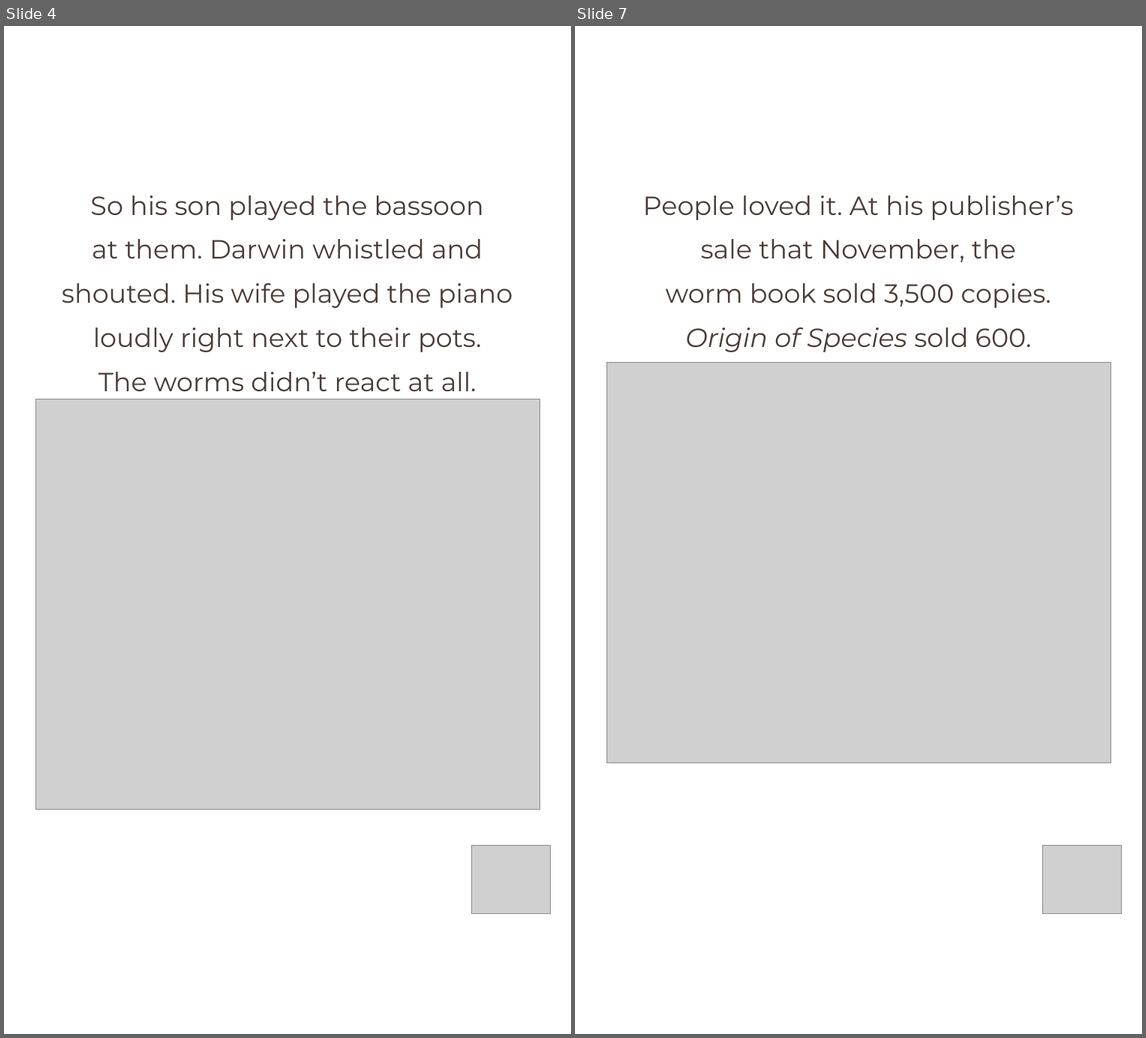
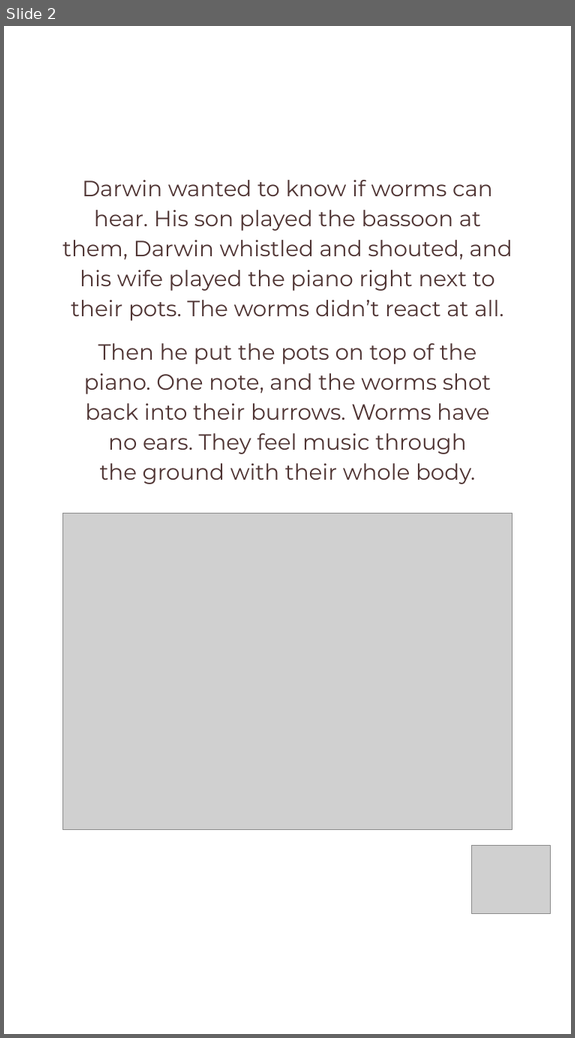
Before and after one commit to linneamoritznyc/final-SFWsite-Linnea, a slide deck: social/earthworm-day-2026-10-21/21-10-2026-wed-ig-story-earthworm.pptx. Shown side by side, each under a label of ours: slides 4 and 7 before the commit, slide 2 after it; the slides between them are not shown. The pictures are 1146x1038 and 575x1038 pixels, drawn with LibreOffice and Linux fonts; fonts in the diff are those of the drawing; grey boxes stand for pictures. Boxes give left, top, right and bottom in pixels: in the first picture for what was removed or moved away, otherwise in the second. Text is boxed around its words. In the diff, an @@ line names an element or a change of style, - is before the commit and + after.

```diff
--- a/social/earthworm-day-2026-10-21/21-10-2026-wed-ig-story-earthworm.pptx
+++ b/social/earthworm-day-2026-10-21/21-10-2026-wed-ig-story-earthworm.pptx
@@ slide 7 removed at (575, 26, 1142, 1034), background #FFFFFF @@
@@ text removed at (643, 196, 1074, 352) @@
-People loved it. At his publisher’s
-sale that November, the
-worm book sold 3,500 copies.
-Origin of Species sold 600.
@@ picture removed at (607, 362, 1111, 763) @@
@@ picture removed at (1042, 845, 1121, 913) @@
@@ what was slide 4 is now slide 2 @@
@@ slide 2 changed as well @@
@@ text at (62, 180, 512, 321): text changed; size 37.5 to 31.5 pt; text colour #4A3B36 to #4F3433 @@
-So his son played the bassoon
-at them. Darwin whistled and
-shouted. His wife played the piano
-loudly right next to their pots.
-The worms didn’t react at all.
+Darwin wanted to know if worms can
+hear. His son played the bassoon at
+them, Darwin whistled and shouted, and
+his wife played the piano right next to
+their pots. The worms didn’t react at all.
@@ text added at (84, 343, 492, 484), 31.5 pt, text #4F3433 @@
+Then he put the pots on top of the
+piano. One note, and the worms shot
+back into their burrows. Worms have
+no ears. They feel music through
+the ground with their whole body.
@@ picture: place and size @@
-picture at (36, 399, 540, 809)
+picture at (63, 513, 512, 829)
```
Also in this commit, not shown: 2 other slides changed, 1 slide added, 5 other slides removed, 30 other files.
